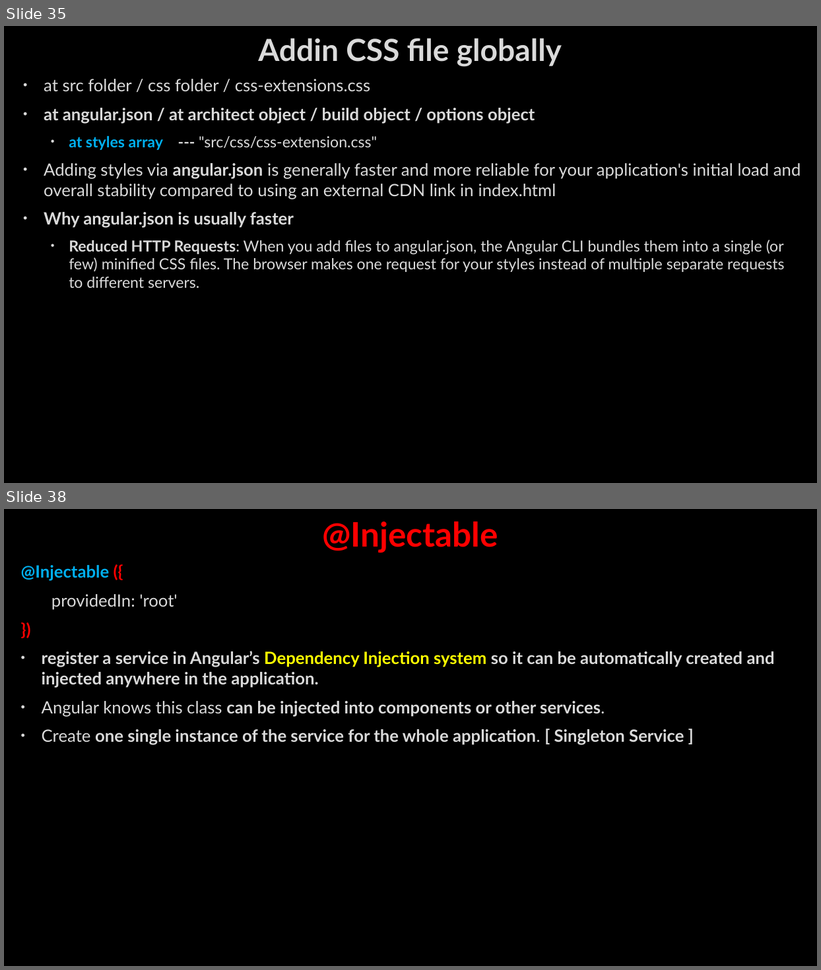
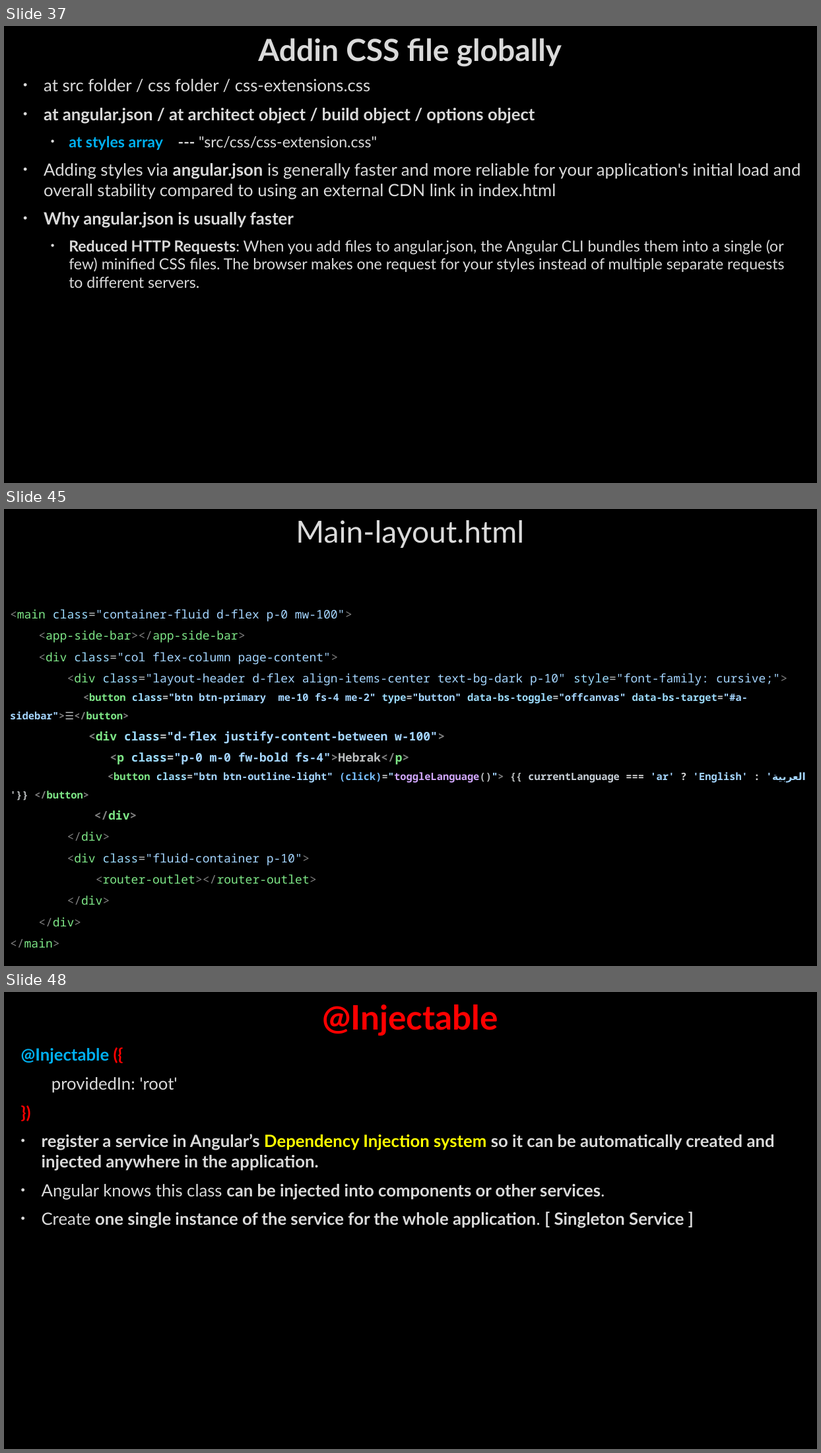
Before and after one commit to AhmedMohamedSamir1/Summary, a slide deck: Angular & type script/Angular.pptx. Shown one above the other, each under a label of ours: slides 35 and 38 before the commit, slides 37, 45 and 48 after it; the slides between them are not shown. The pictures are 821x970 and 821x1453 pixels, drawn with LibreOffice and Linux fonts; fonts in the diff are those of the drawing; background and template pictures are left out. Boxes give left, top, right and bottom in pixels: in the first picture for what was removed or moved away, otherwise in the second. Text is boxed around its words. In the diff, an @@ line names an element or a change of style, - is before the commit and + after.

```diff
--- a/Angular & type script/Angular.pptx
+++ b/Angular & type script/Angular.pptx
@@ slide 45 added at [4,509,817,966], background picture (left out) @@
@@ title added at [296,520,524,548], 36 pt, text #DADADA @@
+Main-layout.html
@@ text added at [10,609,806,905], 14 pt, text #A5D6FF, bold @@
+<main class="container-fluid d-flex p-0 mw-100">
+<app-side-bar></app-side-bar>
+<div class="col flex-column page-content">
+<div class="layout-header d-flex align-items-center text-bg-dark p-10" style="font-family: cursive;">
+<button class="btn btn-primary me-10 fs-4 me-2" type="button" data-bs-toggle="offcanvas" data-bs-target="#a-sidebar">☰</button>
+<div class="d-flex justify-content-between w-100">
+<p class="p-0 m-0 fw-bold fs-4">Hebrak</p>
+<button class="btn btn-outline-light" (click)="toggleLanguage()"> {{ currentLanguage === 'ar' ? 'English' : 'العربية '}} </button>
+</div>
+</div>
+<div class="fluid-container p-10">
+<router-outlet></router-outlet>
+</div>
+</div>
+</main>
@@ what was slide 35 is now slide 37 @@
@@ what was slide 38 is now slide 48 @@
```
Also in this commit, not shown: 5 slides changed, 21 other slides added, 1 slide removed.
